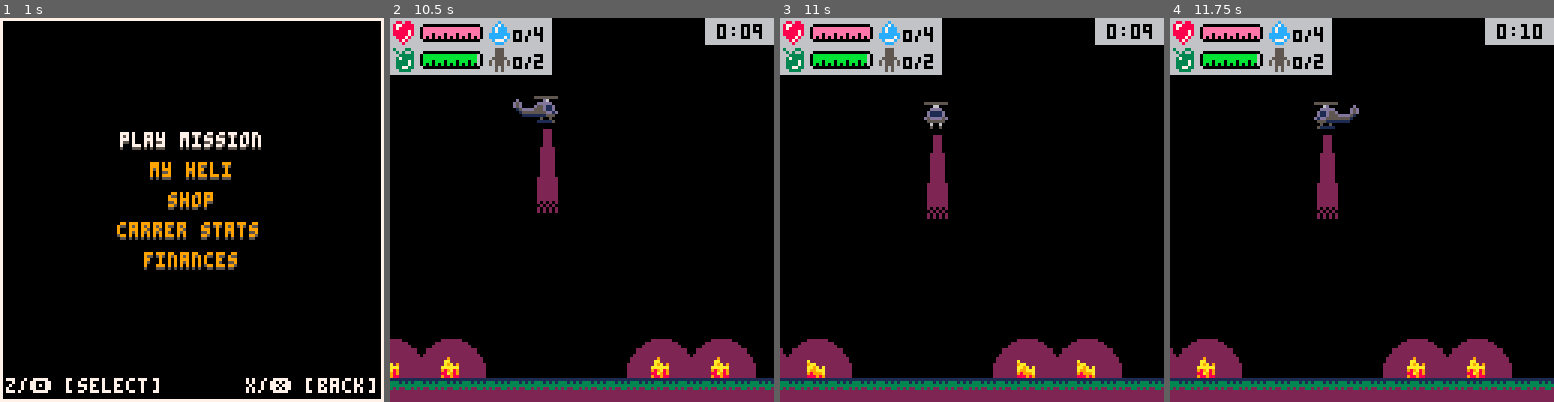
Above: before the commit, frames 1-4 (left to right).
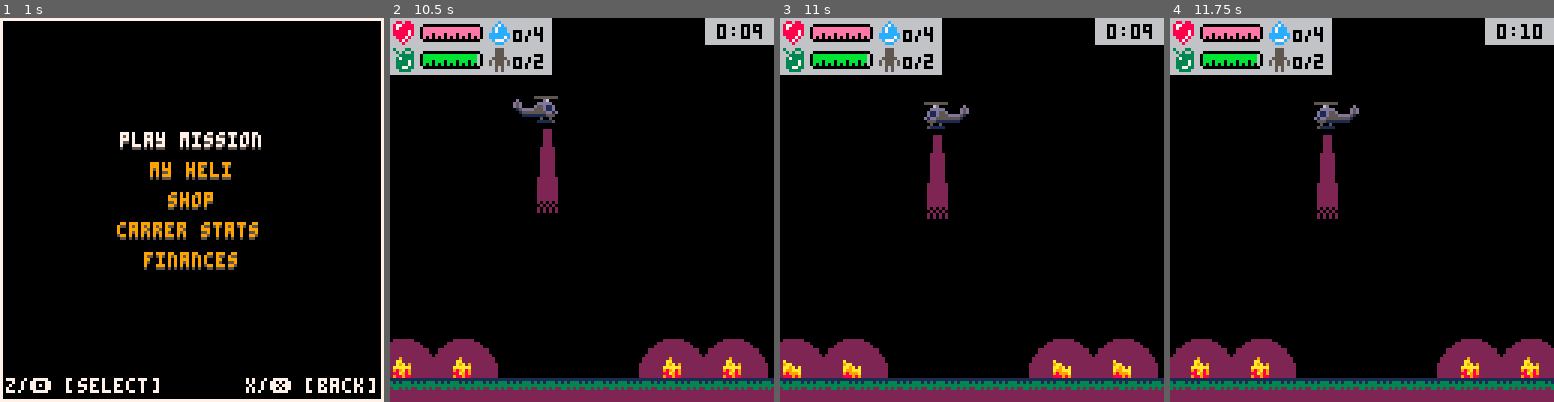
Above: after the commit, the same moments.

Repository: NinetiesPaul/PicoRescue
Game: PICO-8 cartridge picorescue.p8
Two runs of this game, one before a commit and one after it. Both use one fixed random seed, a clock stepped at 60 frames per second and the inputs below.
Inputs:
- Up to frame 1 (1 s): tap X (X key) at 0.33, 0.7 s
- Up to frame 2 (10.5 s): tap O (Z key) at 1.07, 1.8, 2.43, 3.07, 3.7, 4.33, 4.97, 5.6, 6.23, 6.87, 7.5, 8.13, 8.77, 9.4, 10.03 s; tap X (X key) at 1.43, 2.58, 3.1, 3.62, 4.13, 4.65, 5.17, 5.68, 6.2, 6.72, 7.23, 7.75, 8.27, 8.78, 9.3, 9.82, 10.33 s; hold Right 2.33-3.33 s; hold Right 3.38-4.22 s; hold Up 4.27-4.67 s; hold Right 4.72-5.72 s; hold Down 5.77-6.1 s; hold Left 6.15-6.98 s; hold Right 7.03-8.03 s; hold Right 8.08-8.92 s; hold Up 8.97-9.37 s; hold Right 9.42-10.42 s; hold Down from 10.47 s (still down)
- Up to frame 3 (11 s): tap O (Z key) at 10.67 s; release Down at 10.8 s; tap X (X key) at 10.85 s; hold Left from 10.85 s (still down)
- Up to frame 4 (11.75 s): tap O (Z key) at 11.3 s; tap X (X key) at 11.37 s; release Left at 11.68 s

Frame 1 is identical in both runs. In frame 2, 3.1% of the frame differs, in the area x 0-99%, y 83-97%; in frame 3, 5.2%, in the area x 0-99%, y 22-97%; in frame 4, 5.0%.

Commit message:
visual tweaks

Diff:
--- a/picorescue.p8
+++ b/picorescue.p8
@@ -97,7 +97,7 @@
 	difficulties = { "easy" } -- ,  "normal", "hard"
 	civ_spawn =
 	{
-		easy = { 70, 90, 110 }, -- 150, 250, 345, 460
+		easy = { 70 }, -- 150, 250, 345, 460
 		normal = { 250, 350, 395, 470, 590 },
 		hard = { 290, 390, 580, 620, 680, 750 }
 	}
@@ -480,8 +480,6 @@
 	if curr_screen == 11 then -- triage mode
 		rect(0,0,127,127, 7)
 
-		print(current_wounds.blood_level, 64, 2, 7)
-
 		flip_x = (current_wounds.side == "front") and true or false
 
 		if (current_wounds.wound_type == "arms") sspr(0, 58, 11, 35, 50, 24, 22, 70, flip_x)
@@ -550,14 +548,15 @@
 				end
 			end
 
-			print("w"..i..":"..wound.blood_loss_level, 64, 18 + i * 8, 7)
+			-- print("w"..i..":"..wound.blood_loss_level, 64, 18 + i * 8, 7)
 			total_blood_loss_level += wound.blood_loss_level
 		end
 
-		print("tt "..total_blood_loss_level .."," .. flr(total_blood_loss_level), 64, 10, 7)
-
+		-- print(current_wounds.blood_level, 64, 2, 7)
+
+		-- print("tt "..total_blood_loss_level .."," .. flr(total_blood_loss_level), 64, 10, 7)
 		rect(12, 28, 18, 108, 2)
-		rectfill(13, 21 + (11-flr(current_wounds.blood_level)) * 8, 17, 107, 8)
+		if (not mission_rescuee_dead) rectfill(13, 13 + (11 - flr(current_wounds.blood_level)) * 8, 17, 107, 8)
 		pal(12, 8) spr(048, 11, 111) pal()
 
 		if (current_wounds.wearing_clothing and current_wounds.wound_type == "arms") sspr(0, 96, 10, 16, 50, 62, 20, 32, flip_x)
